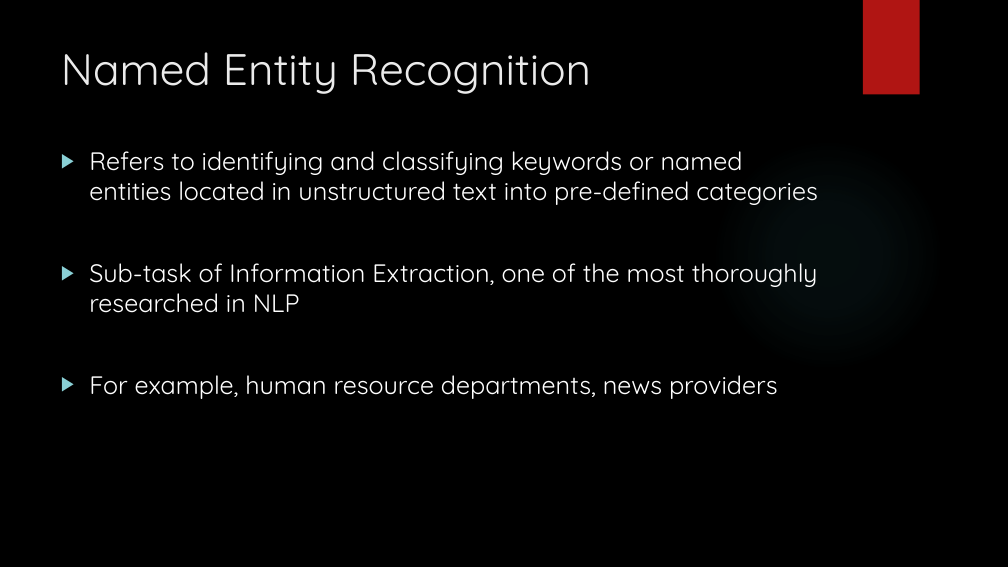
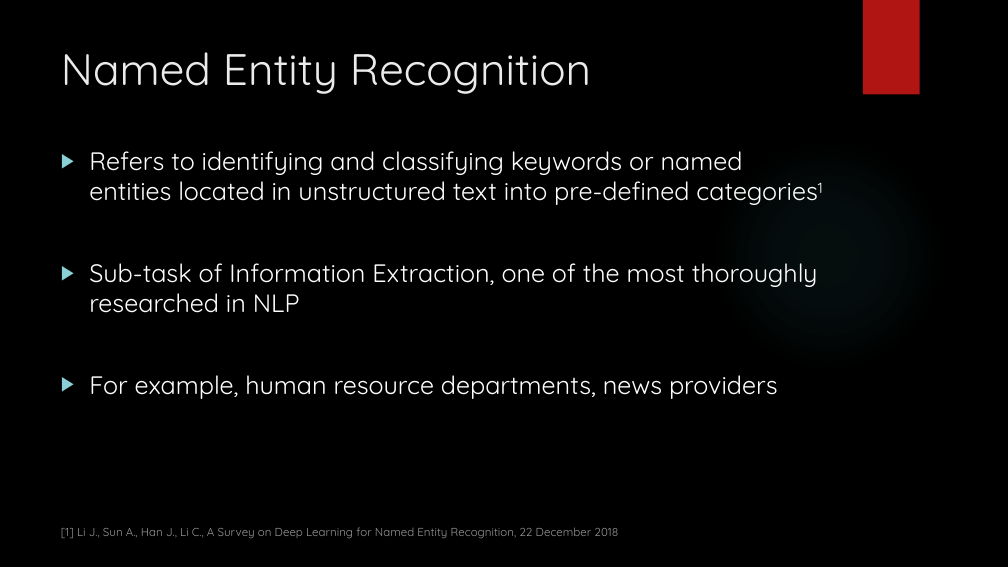
Before and after one commit to andyngchinkuan/atc-fyp, a slide deck: slide 6 of misc/reading-materials/Keyword and Named Entity Recognition on Air Traffic.pptx. Drawn at 1008x567 pixels with LibreOffice and Linux fonts; fonts in the diff are those of the drawing; background and template pictures are left out. Boxes give left, top, right and bottom in pixels: in the first picture for what was removed or moved away, otherwise in the second. Text is boxed around its words. In the diff, an @@ line names an element or a change of style, - is before the commit and + after.

```diff
--- a/misc/reading-materials/Keyword and Named Entity Recognition on Air Traffic.pptx
+++ b/misc/reading-materials/Keyword and Named Entity Recognition on Air Traffic.pptx
@@ text added at [61,527,618,539], 11 pt, text #FFFFFF at 60% opacity @@
+[1] Li J., Sun A., Han J., Li C., A Survey on Deep Learning for Named Entity Recognition, 22 December 2018
```
Also in this commit, not shown: 5 other slides changed, 5 slides removed.
